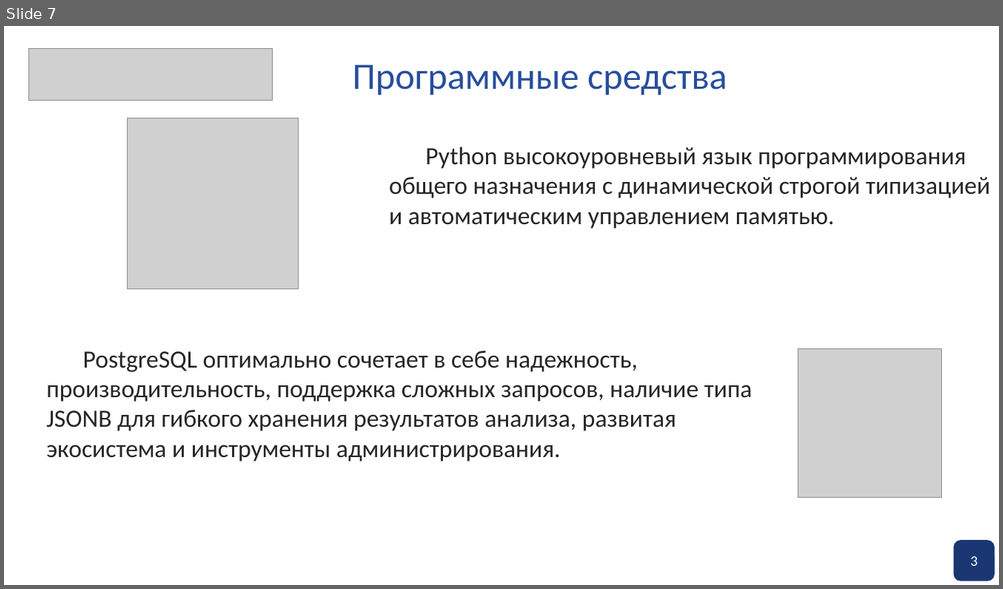
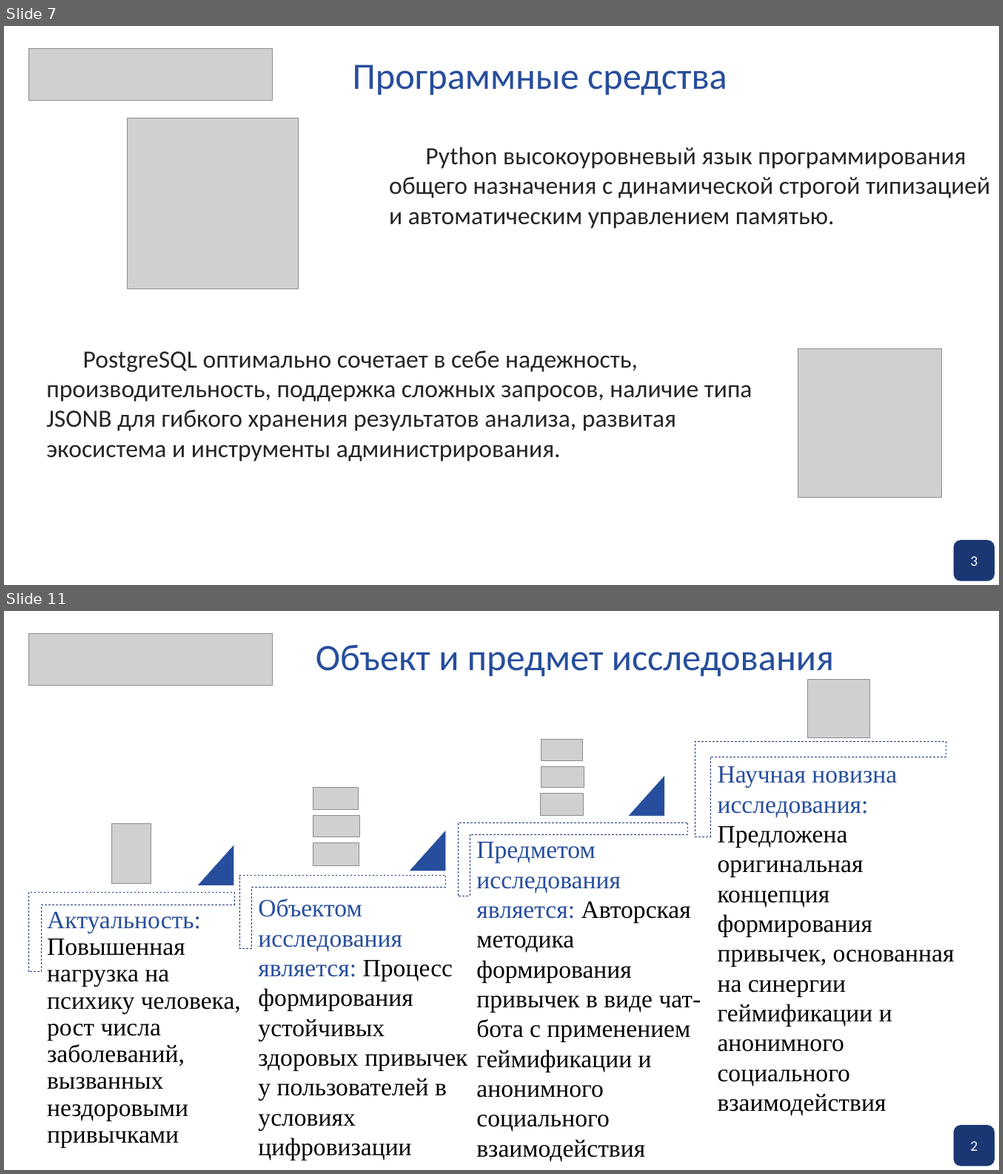
Before and after one commit to pagamov/pagamov_bot, a slide deck: docs/Презентация Гамов.pptx. Shown one above the other, each under a label of ours: slide 7 before the commit, slides 7 and 11 after it; the slides between them are not shown. The pictures are 1003x589 and 1003x1174 pixels, drawn with LibreOffice and Linux fonts; fonts in the diff are those of the drawing; grey boxes stand for pictures; background and template pictures are left out. Boxes give left, top, right and bottom in pixels: in the first picture for what was removed or moved away, otherwise in the second. Text is boxed around its words. In the diff, an @@ line names an element or a change of style, - is before the commit and + after.

```diff
--- a/docs/Презентация Гамов.pptx
+++ b/docs/Презентация Гамов.pptx
@@ slide 11 added at (4, 611, 999, 1170), background picture (left out) @@
@@ picture added at (28, 633, 273, 686) @@
@@ text added at (316, 644, 834, 677), 36 pt, text #274E9C @@
+Объект и предмет исследования
@@ picture added at (808, 680, 871, 738) @@
@@ picture added at (541, 739, 583, 761) @@
@@ group added at (28, 741, 990, 1154): 4 corners, 4 frees, 3 triangles @@
+Актуальность: Повышенная нагрузка на психику человека, рост числа заболеваний, вызванных нездоровыми привычками
+Объектом исследования является: Процесс формирования устойчивых здоровых привычек у пользователей в условиях цифровизации
+Предметом исследования является: Авторская методика формирования привычек в виде чат-бота с применением геймификации и анонимного социального взаимодействия
+Научная новизна исследования: Предложена оригинальная концепция формирования привычек, основанная на синергии геймификации и анонимного социального взаимодействия
@@ picture added at (313, 787, 358, 809) @@
@@ picture added at (541, 767, 583, 788) @@
@@ picture added at (540, 793, 583, 815) @@
@@ picture added at (112, 823, 151, 884) @@
@@ picture added at (313, 816, 360, 837) @@
@@ picture added at (313, 843, 359, 866) @@
@@ rounded rectangle added at (954, 1126, 994, 1166), fill #1A3773, outline #1A3773 1 pt @@
@@ text added at (970, 1142, 977, 1151), 14 pt, text #FFFFFF @@
+2
```
Also in this commit, not shown: 2 slides changed, 17 other slides added, 1 slide removed, 5 other files.
